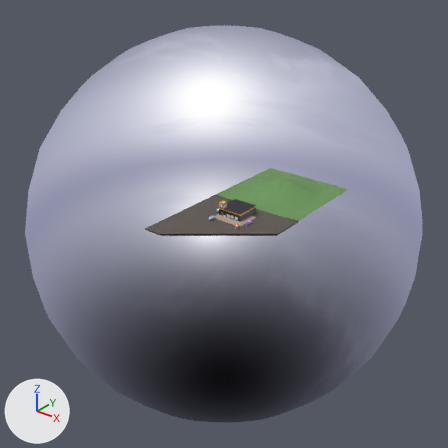
A saved change to the glTF model stages/stage09.glb.
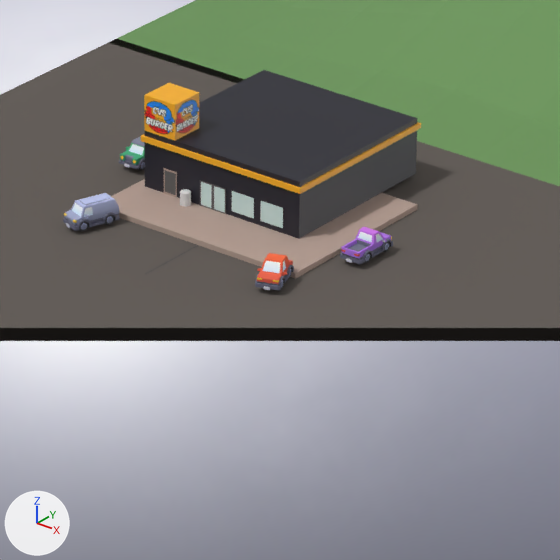
Each version is shown whole from a 50 mm camera at (451.1, -558.9, 349.6) aimed at (0.0, 5.0, 0.0), then close up on the part from 45% to 62% of the width and 42% to 59% of the height. Every picture has the same lights, and +X, +Y and +Z are marked at lower left. The first two pictures are the older version. Everything nearer to the camera than a plane just in front of the edit is cut away. Where no turn or scale is listed for an object, it has been applied to the vertices.
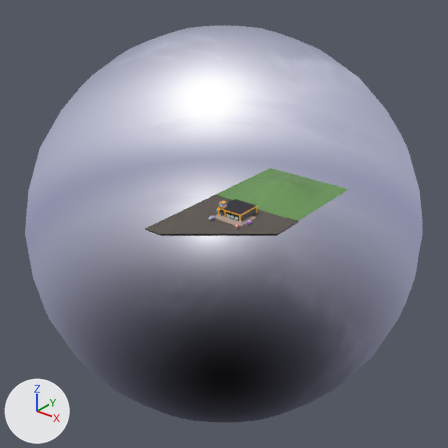
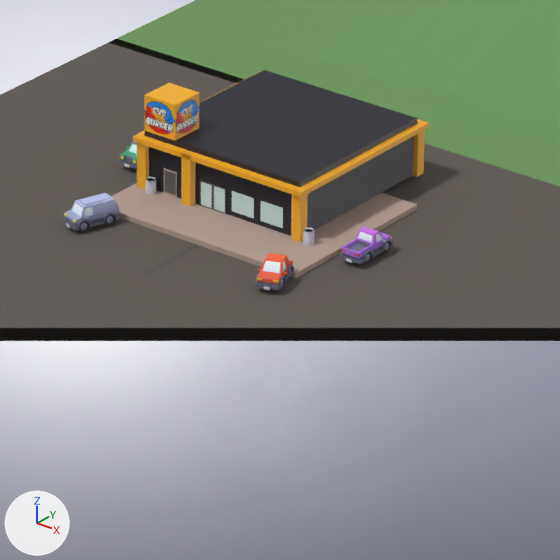
Commit message: CVS Burger stage beefed up

Pixel boxes (x1, y1, x2, y2) of what changed, in the close-ups (560 x 560 px):
'Cube.005', rescaled
    before: (141, 122, 421, 194)
    after: (133, 70, 429, 197)
'Cube.009', added (orange)
    after: (291, 185, 308, 242)
'Cube.003', added (orange)
    after: (181, 150, 196, 206)
'Cube.008', added (orange)
    after: (137, 133, 149, 189)
'Cube.011', added (orange)
    after: (413, 121, 425, 177)
'Cylinder', moved
    before: (180, 189, 191, 207)
    after: (145, 177, 156, 195)
'Cylinder.001', added
    after: (303, 228, 314, 246)
    faces in mat_grey (white #d5d4e7): (303, 228, 314, 246)

What changed in the scene script:
```text
Add mat_grey:
    mat_grey = principled_material('Grey')
    mat_grey.base_color = (0.663, 0.655, 0.8)  # white #d5d4e7
Add me_cylinder_001:
    me_cylinder_001.from_pydata(...)  # 43 vertices, 82 faces; spans x -1.0..1.0, y -1.0..1.0, z -1.25..1.45
    # faces by material slot: [64, 18]
    me_cylinder_001.materials.append(mat_grey)  # white #d5d4e7
    me_cylinder_001.materials.append(mat_material_002)  # black #23232f
Add me_cube_012:
    me_cube_012.from_pydata(...)  # a box spanning x -1.0..1.0, y -1.0..1.0, z -5.0..5.0
    me_cube_012.materials.append(mat_material_005)  # orange #fcb425
Change ob_cube_005:
    ob_cube_005.scale: (18.0, 18.0, 0.5) -> (19.0, 19.0, 0.5)
Change ob_cylinder:
    ob_cylinder.location: (-11.0, 20.1, 2.2) -> (-19.0, 20.1, 2.2)
Add ob_cylinder_001:
    ob_cylinder_001 = bpy.data.objects.new('Cylinder.001', me_cylinder_001)
    ob_cylinder_001.location = (16.0, 21.0, 2.2)
Add ob_cube_011:
    ob_cube_011 = bpy.data.objects.new('Cube.011', me_cube_012)
    ob_cube_011.location = (13.5, 56.5, 6.0)
Add ob_cube_009:
    ob_cube_009 = bpy.data.objects.new('Cube.009', me_cube_012.copy())
    ob_cube_009.location = (13.5, 21.5, 6.0)
Add ob_cube_008:
    ob_cube_008 = bpy.data.objects.new('Cube.008', me_cube_012.copy())
    ob_cube_008.location = (-21.5, 21.5, 6.0)
Add ob_cube_003:
    ob_cube_003 = bpy.data.objects.new('Cube.003', me_cube_012.copy())
    ob_cube_003.location = (-10.8, 21.0, 6.0)
```
